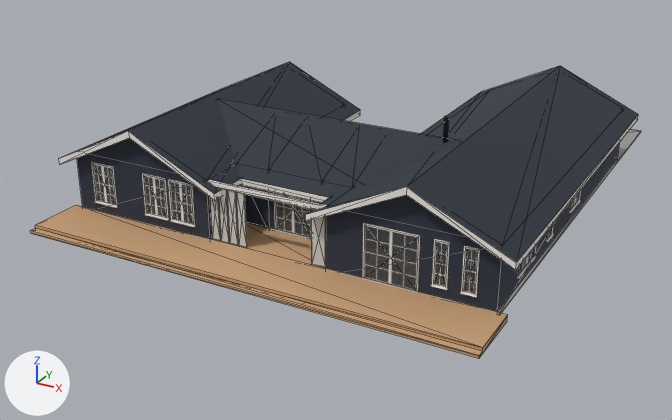
A saved change to the glTF model i0k9g95har/teder270_c0_p1_m1.glb.
One viewpoint serves both versions: a camera (50 mm lens) standing at (19.7, -25.7, 17.8) and looking at (-1.2, 12.2, -1.1). Lighting does not change. The marker at lower left points along +X, +Y and +Z. The first picture is the older version. Mesh edges are drawn as thin lines on the coarser meshes.

The scene before the commit, as lines of its bpy script (objects in view):
```python
mat_glass = principled_material('glass')
mat_glass.base_color = (0.00784, 0.0157, 0.0235)  # black #16222a
mat_glass.roughness = 0.02
mat_glass.alpha = 0.502
me_deck = bpy.data.meshes.new('deck')
me_deck.from_pydata(...)  # 38 vertices, 60 faces; spans x -10.7..10.7, y 1.0..16.0, z 0.0..0.3
me_deck.materials.append(mat_deck)  # its picture is missing
me_glass = bpy.data.meshes.new('glass')
me_glass.from_pydata(...)  # 160 vertices, 240 faces; spans x -10.3..10.3, y 3.9..16.3, z 0.3..2.7
me_glass.materials.append(mat_glass)  # black #16222a
me_wall = bpy.data.meshes.new('wall')
me_wall.from_pydata(...)  # 44 vertices, 80 faces; spans x -10.3..10.3, y 3.9..22.6, z 0.0..4.7
me_wall.materials.append(mat_wall)  # its picture is missing
ob_deck = bpy.data.objects.new('deck', me_deck)
ob_deck.location = (0.0, 0.0, 0.0)
ob_glass = bpy.data.objects.new('glass', me_glass)
ob_glass.location = (0.0, 0.0, 0.0)
ob_wall = bpy.data.objects.new('wall', me_wall)
ob_wall.location = (0.0, 0.0, 0.0)
# also in view: 'panel' at (0.0, 4.0, 1.5); 'roof' at (0.0, 13.3, 3.8); 'plinth' at (0.0, 13.3, 0.2); 'fascia' at (0.0, 13.3, 3.6); 'frame' at (0.0, 13.3, 1.4)
```
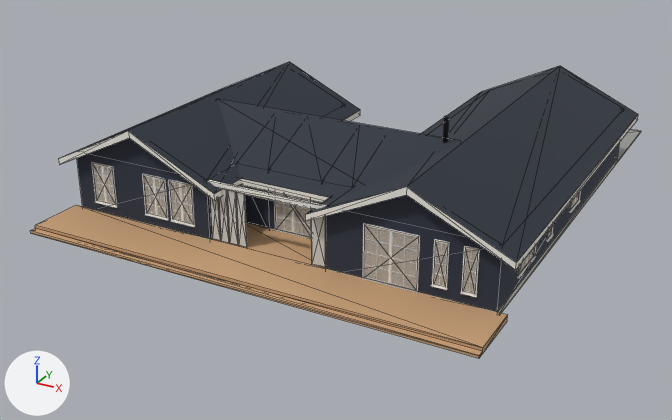
What changed in the scene script:
```text
Change mat_glass:
    mat_glass.base_color: (0.00784, 0.0157, 0.0235) -> (0.345, 0.451, 0.525)  # black #16222a -> greyish blue #9fb3c0
    mat_glass.alpha: 0.502 -> 0.22
```

Location of each change, (x1, y1, x2, y2) in pixels of the pictures (672 x 420 px):
'glass', recoloured, surface changed
    both: (93, 164, 579, 293)
